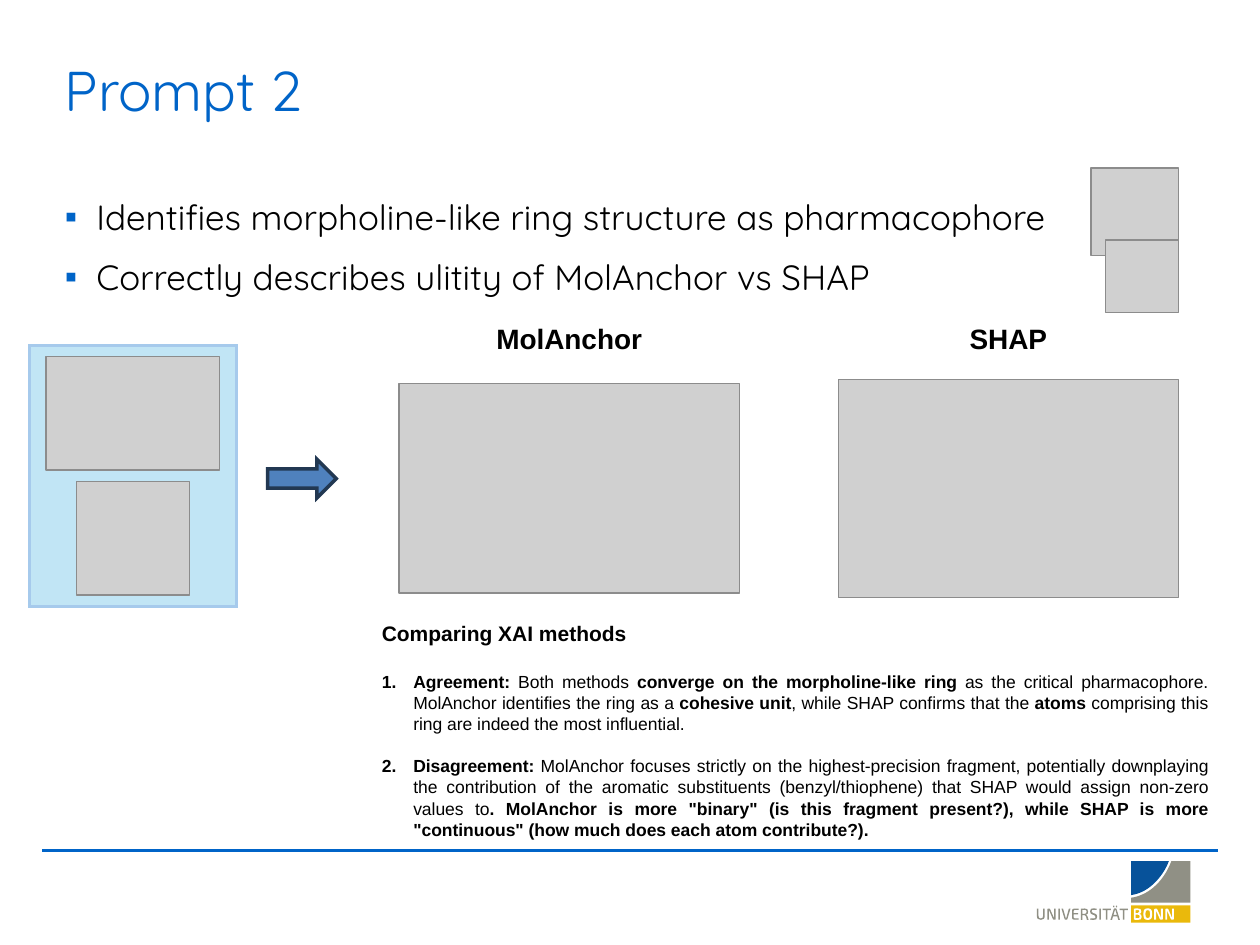
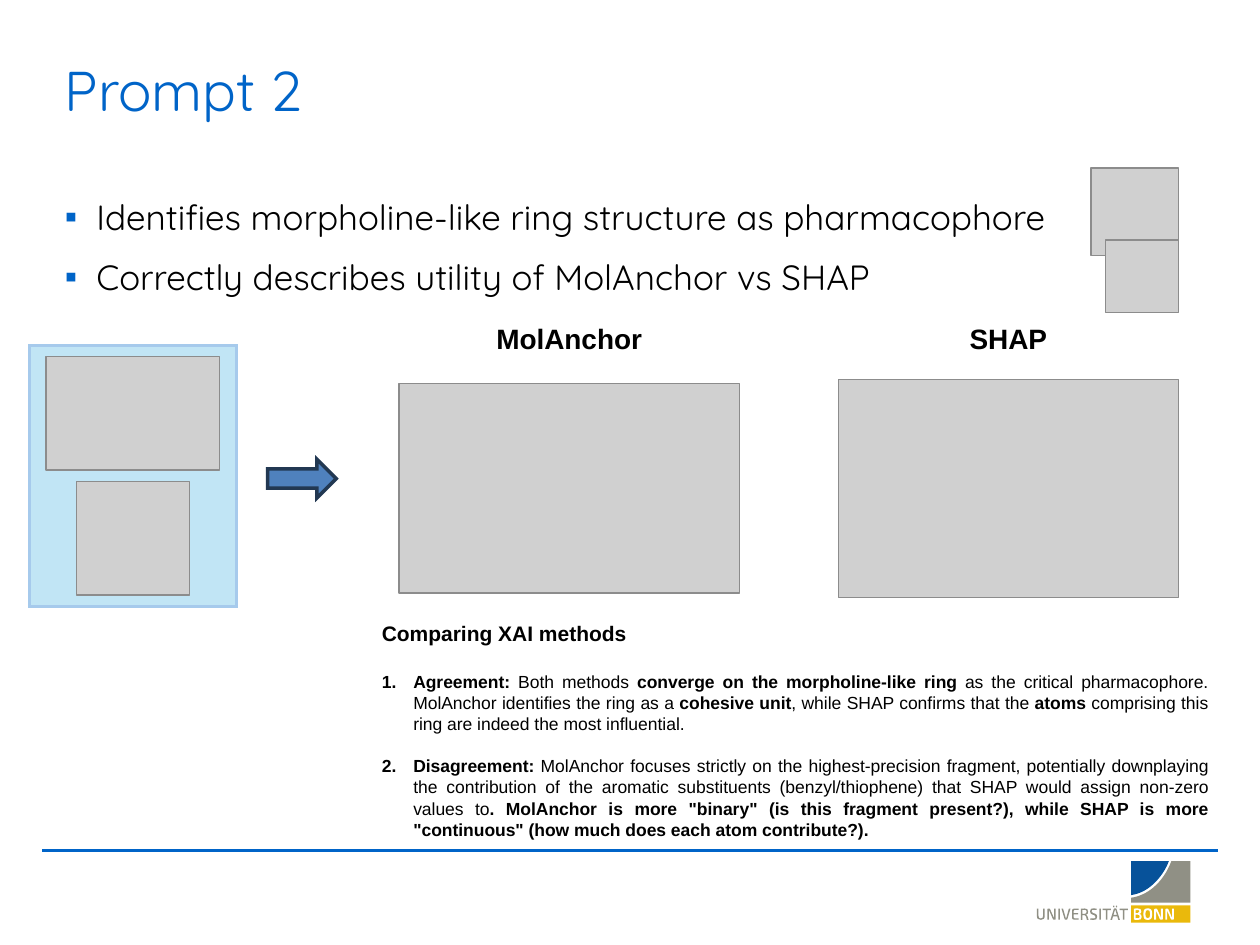
Before and after one commit to LSI-Uni-Bonn/ChemicHAL, a slide deck: slide 11 of slides/AI_Agent_Explainability.pptx. Drawn at 1260x945 pixels with LibreOffice and Linux fonts; fonts in the diff are those of the drawing; grey boxes stand for pictures; background and template pictures are left out. Boxes give left, top, right and bottom in pixels: in the first picture for what was removed or moved away, otherwise in the second. Text is boxed around its words. In the diff, an @@ line names an element or a change of style, - is before the commit and + after.

```diff
--- a/slides/AI_Agent_Explainability.pptx
+++ b/slides/AI_Agent_Explainability.pptx
@@ text at (96,264,869,297): text changed @@
-▪ Correctly describes ulitity of MolAnchor vs SHAP
+▪ Correctly describes utility of MolAnchor vs SHAP
```
Also in this commit, not shown: 1 other slide changed, 1 other file.
